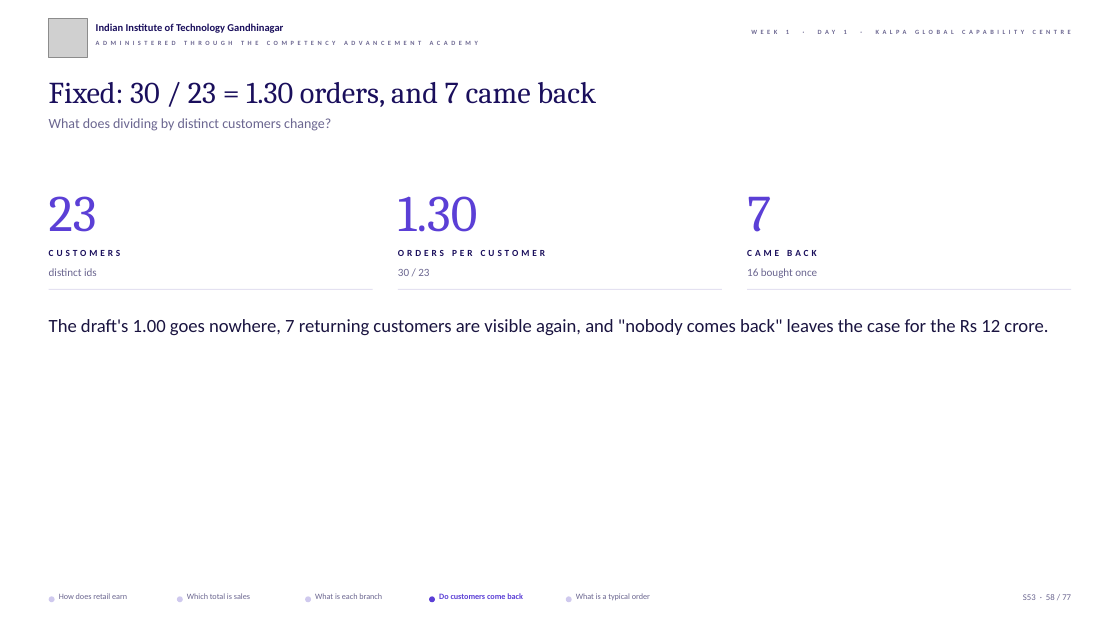
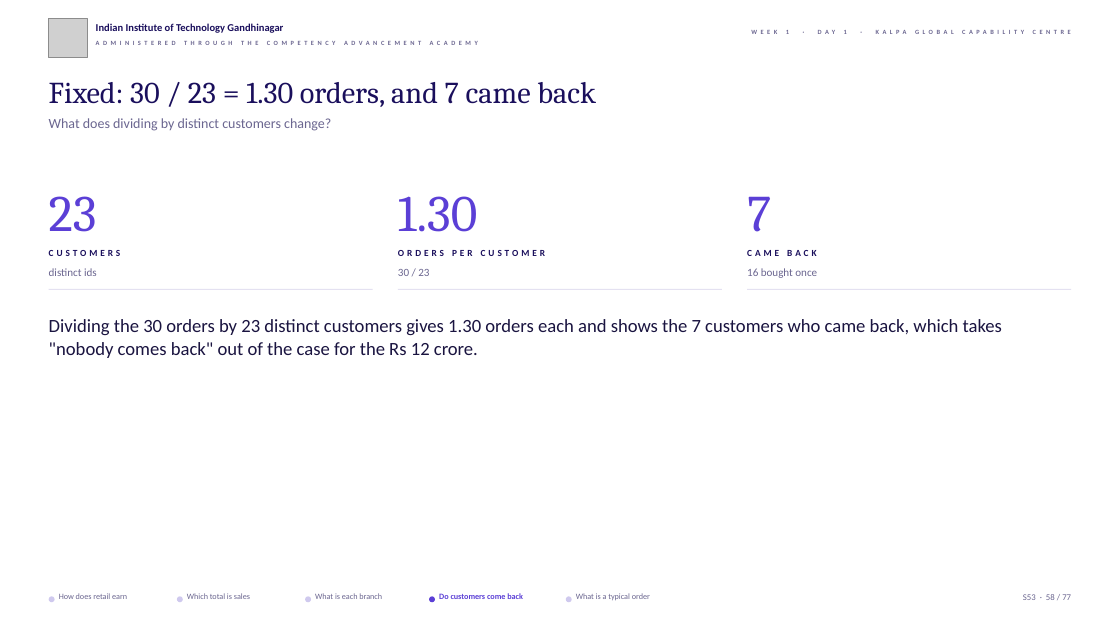
Before and after one commit to fde-academy-lab/c2-content-factory, a slide deck: slide 58 of content/W01/D1/slides/C2_W01_D01_half1_STUDENT.pptx. Drawn at 1120x630 pixels with LibreOffice and Linux fonts; fonts in the diff are those of the drawing; grey boxes stand for pictures; background and template pictures are left out. Boxes give left, top, right and bottom in pixels: in the first picture for what was removed or moved away, otherwise in the second. Text is boxed around its words. In the diff, an @@ line names an element or a change of style, - is before the commit and + after.

```diff
--- a/content/W01/D1/slides/C2_W01_D01_half1_STUDENT.pptx
+++ b/content/W01/D1/slides/C2_W01_D01_half1_STUDENT.pptx
@@ text at <box>49,319,1002,358</box>: text changed @@
-The draft's 1.00 goes nowhere, 7 returning customers are visible again, and "nobody comes back" leaves the case for the Rs 12 crore.
+Dividing the 30 orders by 23 distinct customers gives 1.30 orders each and shows the 7 customers who came back, which takes "nobody comes back" out of the case for the Rs 12 crore.
```
Also in this commit, not shown: 11 other slides changed, 3 other files.
